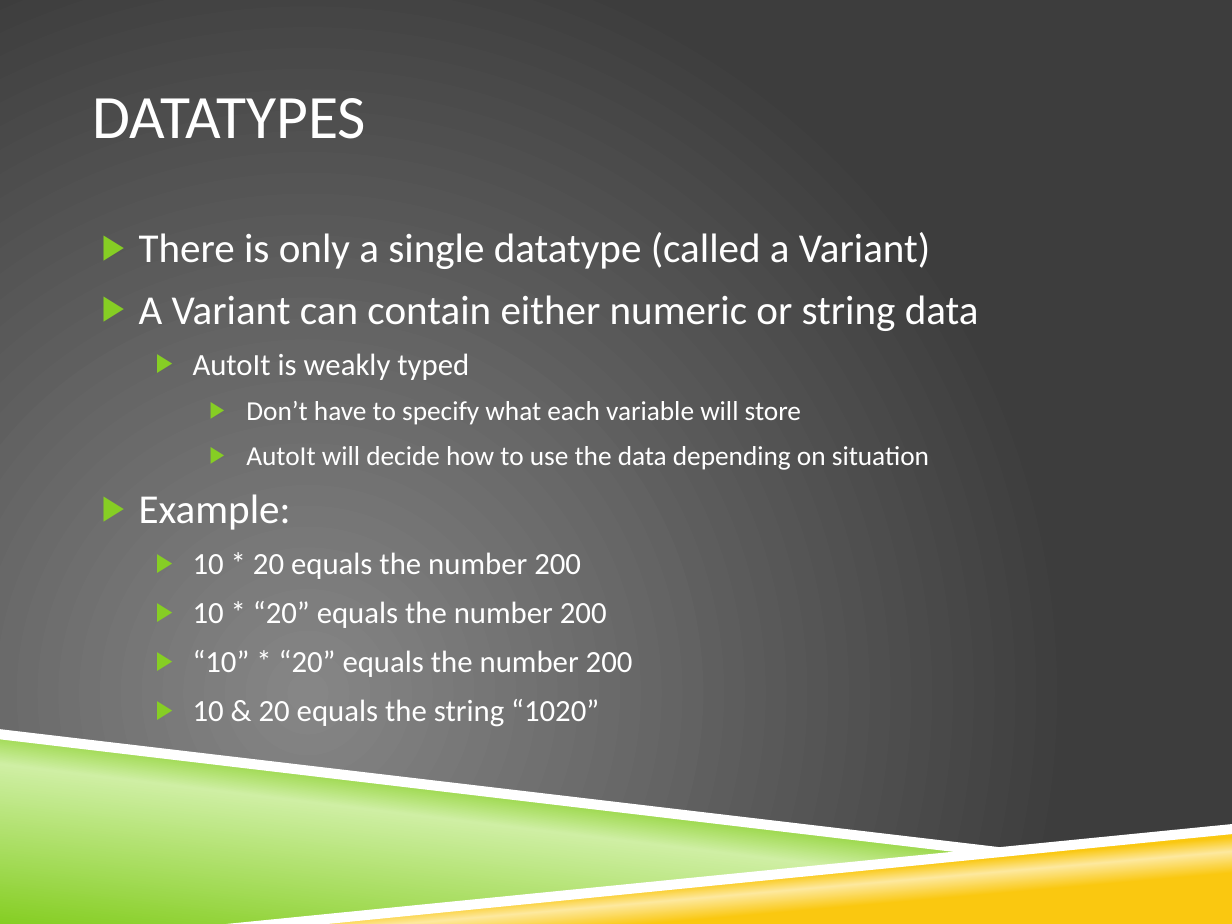
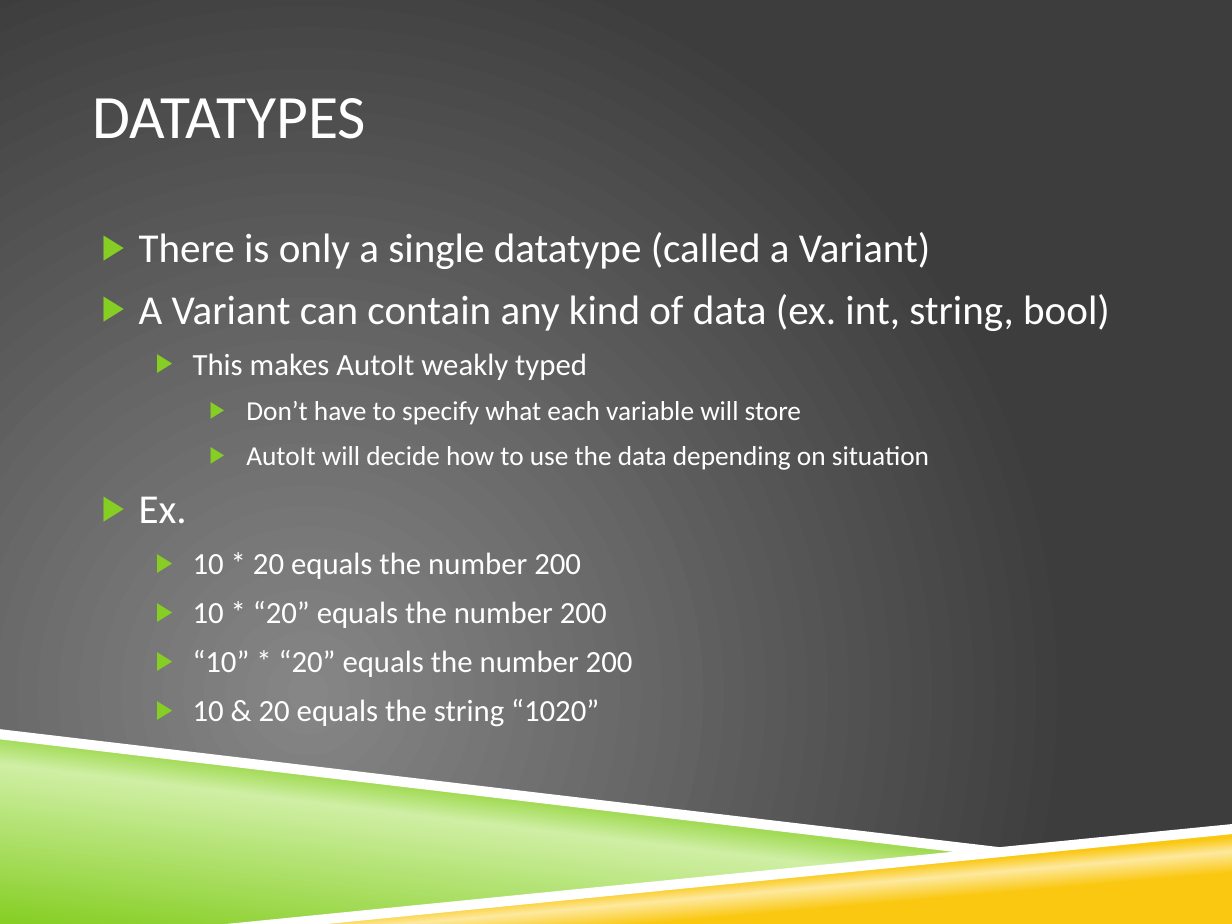
Before and after one commit to krobison/csci400_project, a slide deck: slide 5 of LanguageExplore.pptx. Drawn at 1232x924 pixels with LibreOffice and Linux fonts; fonts in the diff are those of the drawing; background and template pictures are left out. Boxes give left, top, right and bottom in pixels: in the first picture for what was removed or moved away, otherwise in the second. Text is boxed around its words. In the diff, an @@ line names an element or a change of style, - is before the commit and + after.

```diff
--- a/LanguageExplore.pptx
+++ b/LanguageExplore.pptx
@@ text at bbox=[139, 294, 1110, 380]: text changed @@
-▶ A Variant can contain either numeric or string data
-  ▶ AutoIt is weakly typed
+▶ A Variant can contain any kind of data (ex. int, string, bool)
+  ▶ This makes AutoIt weakly typed
@@ text at bbox=[139, 496, 187, 523]: text changed @@
-▶ Example:
+▶ Ex.
```
Also in this commit, not shown: 4 other slides changed, 3 slides added.
